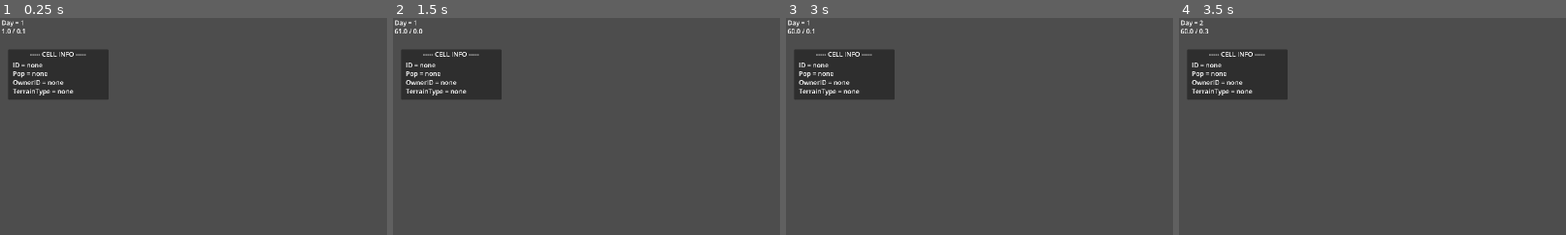
Above: before the commit, frames 1-4 (left to right).
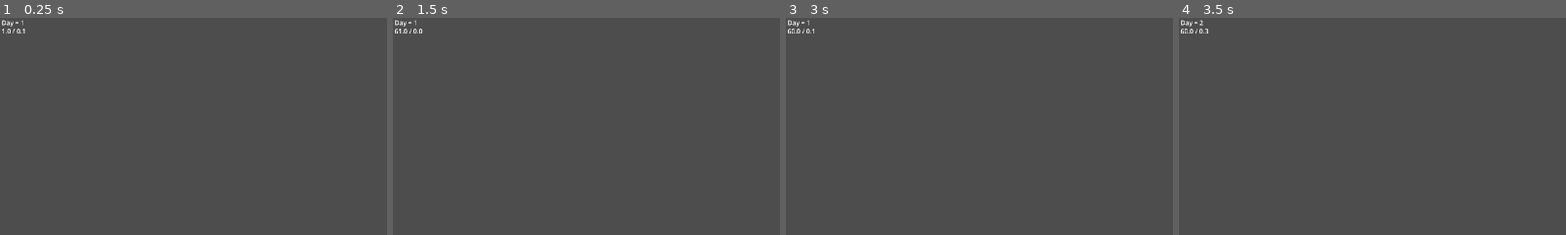
Above: after the commit, the same moments.

Repository: PowerThePowerfullest64/UntitledMapGame
Game: Godot game, scene res://main.tscn
Same seed, same stepped clock (60 frames per second), same inputs: the game is played once before the commit and once after it.
Inputs (mouse positions are % of the whole screen's width and height, from its top left):
- Up to frame 1 (0.25 s): no input
- Up to frame 2 (1.5 s): tap Enter at 0.5 s; move the mouse to (72, 45) at 0.52 s; hold Right (cell_right) 0.53-1.28 s; click (72, 45) at 0.6 s; tap Space (toggle_pause) at 1.25 s; move the mouse to (30, 55) at 1.27 s; hold Down (cell_down) from 1.28 s (still down); tap T (change_cell_owner) at 1.35 s
- Up to frame 3 (3 s): click (30, 55) at 1.55 s; tap Enter at 2 s; move the mouse to (60, 28) at 2.02 s; release Down (cell_down) at 2.03 s; hold Right (cell_right) 2.03-2.78 s; click (60, 28) at 2.1 s; tap Space (toggle_pause) at 2.75 s; move the mouse to (45, 70) at 2.77 s; hold Up (cell_up) from 2.78 s (still down); tap 1 (speed1) at 2.85 s
- Up to frame 4 (3.5 s): keep holding Up (cell_up); click (45, 70) at 3.05 s
The pictures show only the part of the screen within x 0-50%, y 0-50%; the shares and areas given below are measured in that part.

The runs differ from the first frame. In frame 1, 5.7% of the frame differs, in the area x 2-29%, y 14-38%; in frame 2, 5.7%; in frame 3, 5.7%; in frame 4, 5.7%.

Commit message:
Cell UI hides when cell not selected

Diff:
--- a/Scripts/Globals/ui_manager.gd
+++ b/Scripts/Globals/ui_manager.gd
@@ -24,24 +24,33 @@
 	TimeManager.day_passed.connect(_on_day_passed)
 
 func _process(_delta: float) -> void:
-	update_fps_counter()
+	update_fps()
+
+	update_cell_ui()
+
+	update_nation_ui()
+
+func _on_day_passed(day: int) -> void:
+	update_day(day)
+
+func update_day(day: int) -> void:
+	day_counter.text = "Day = " + str(day)
+
+func update_fps() -> void:
+	fps_counter.text = str(Engine.get_frames_per_second()) + " / %.1f" % TimeManager.tps
+
+func update_cell_ui() -> void:
+	if not PlayerManager.is_cell_selected:
+		cell_info_panel.hide()
+		return
+
+	cell_info_panel.show()
 
 	# cell
 	update_cell_id()
 	update_cell_pop()
 	update_cell_owner()
 	update_cell_terrain_type()
-
-	update_nation_ui()
-
-func _on_day_passed(day: int) -> void:
-	update_day_counter(day)
-
-func update_day_counter(day: int) -> void:
-	day_counter.text = "Day = " + str(day)
-
-func update_fps_counter() -> void:
-	fps_counter.text = str(Engine.get_frames_per_second()) + " / %.1f" % TimeManager.tps
 
 func update_cell_id() -> void:
 	if not PlayerManager.is_cell_selected:
